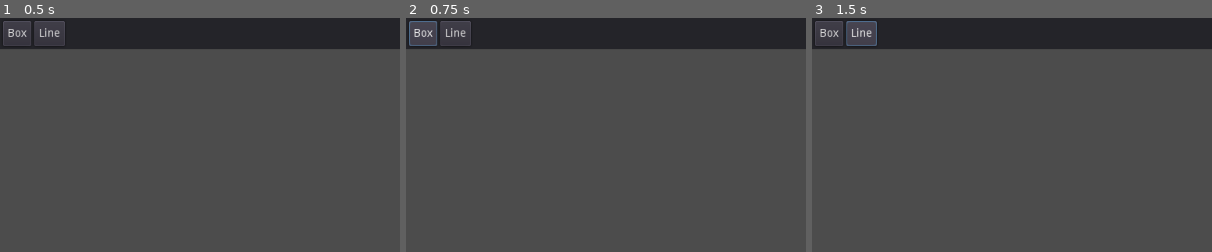
Above: before the commit, frames 1-3 (left to right).
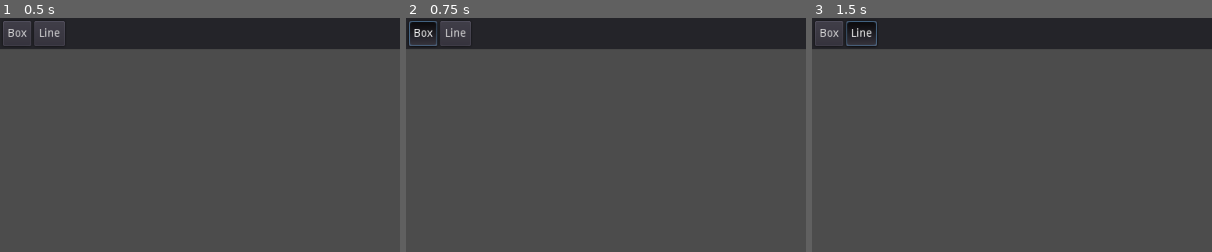
Above: after the commit, the same moments.

Repository: Zylann/flowgraph
Game: Godot game, scene res://main.tscn
Same seed, same stepped clock (60 frames per second), same inputs: the game is played once before the commit and once after it. The engine's default icon, where the game draws it, is replaced by a stand-in: a white triangle on a blue panel in a dark square.
Inputs:
- Up to frame 1 (0.5 s): no input
- Up to frame 2 (0.75 s): click "Box" at 0.5 s
- Up to frame 3 (1.5 s): click "Line" at 1.25 s
The pictures show only the part of the screen within x 0-50%, y 0-50%; the shares and areas given below are measured in that part.

Frame 1 is identical in both runs. In frame 2, 0.5% of the frame differs, in the area x 1-8%, y 1-10%; in frame 3, 0.5%, in the area x 8-16%, y 1-10%.

Commit message:
Added lines, attached control points and stuff

Diff:
--- a/box.gd
+++ b/box.gd
@@ -1,4 +1,49 @@
 extends ColorRect
+
+
+var _attached_control_points = []
+
+
+func _ready():
+	var canvas = get_parent()
+	canvas.add_item(self)
+
+	var shape = RectangleShape2D.new()
+	shape.extents = Vector2(rect_size / 2)
+
+	var collision_shape = CollisionShape2D.new()
+	collision_shape.shape = shape
+
+	var body = StaticBody2D.new()
+	body.position = rect_size / 2
+	body.add_child(collision_shape)
+	add_child(body)
+
+
+func destroy():
+	var canvas = get_parent()
+	canvas.remove_item(self)
+	queue_free()
+
+	for cp in _attached_control_points:
+		cp.detach_from_box()
+	_attached_control_points.clear()
+
+
+func set_hover(v):
+	#print("set_hover ", v)
+	if v:
+		self_modulate = Color(0,1,0,1)
+	else:
+		self_modulate = Color(1,1,1,1)
+
+
+func add_attached_control_point(cp):
+	_attached_control_points.append(cp)
+
+
+func remove_attached_control_point(cp):
+	_attached_control_points.erase(cp)
 
 
 func _gui_input(event):
@@ -6,3 +51,5 @@
 		if Input.is_mouse_button_pressed(BUTTON_LEFT):
 			# TODO Convert to canvas coordinates
 			rect_position += event.relative
+			for cp in _attached_control_points:
+				cp.update_attached_pos()
--- a/box.tscn
+++ b/box.tscn
@@ -2,7 +2,9 @@
 
 [ext_resource path="res://box.gd" type="Script" id=1]
 
-[node name="Box" type="ColorRect" index="0"]
+[node name="Box" type="ColorRect" groups=[
+"boxes",
+]]
 
 anchor_left = 0.0
 anchor_top = 0.0
@@ -18,6 +20,7 @@
 size_flags_vertical = 1
 color = Color( 0.1875, 0.1875, 0.1875, 1 )
 script = ExtResource( 1 )
+_sections_unfolded = [ "Mouse" ]
 
 [node name="Label" type="Label" parent="." index="0"]
 
--- a/canvas.tscn
+++ b/canvas.tscn
@@ -1,8 +1,8 @@
 [gd_scene load_steps=2 format=2]
 
-[ext_resource path="res://main.gd" type="Script" id=1]
+[ext_resource path="res://editor.gd" type="Script" id=1]
 
-[node name="Canvas" type="Node2D"]
+[node name="Canvas" type="Node2D" index="0"]
 
 script = ExtResource( 1 )
 _sections_unfolded = [ "Anchor", "Focus", "Margin", "Mouse" ]
--- /dev/null
+++ b/control_point.gd
@@ -0,0 +1,54 @@
+extends Node2D
+
+var _line = null
+var _line_index = 0
+var _box = null
+
+#var _normalized_attachment_pos = Vector2()
+
+
+func _ready():
+	var canvas = get_parent()
+	canvas.add_item(self)
+
+
+func set_line(line, index):
+	_line = line
+	_line_index = index
+	set_notify_transform(true)
+
+
+func destroy():
+	var canvas = get_parent()
+	canvas.remove_item(self)
+	if _box != null:
+		_box.remove_attached_control_point(self)
+	set_notify_transform(false)
+	queue_free()
+
+
+func attach_to_box(box):
+	_box = box
+	_box.add_attached_control_point(self)
+	update_attached_pos()
+
+
+func detach_from_box():
+	_box.remove_attached_control_point(self)
+	_box = null
+
+
+func update_attached_pos():
+	var rs = _box.rect_size
+	position = _box.rect_position + 0.5 * rs
+
+
+func _notification(what):
+	if what == CanvasItem.NOTIFICATION_TRANSFORM_CHANGED:
+		_line.set_point_pos(_line_index, position, false)
+
+#func _gui_input(event):
+#	if event is InputEventMouseMotion:
+#		if Input.is_mouse_button_pressed(BUTTON_LEFT):
+#			# TODO Convert to canvas coordinates
+#			rect_position += event.relative
--- /dev/null
+++ b/control_point.tscn
@@ -0,0 +1,32 @@
+[gd_scene load_steps=4 format=2]
+
+[ext_resource path="res://control_point.gd" type="Script" id=1]
+[ext_resource path="res://icon.png" type="Texture" id=2]
+
+[sub_resource type="RectangleShape2D" id=1]
+
+custom_solver_bias = 0.0
+extents = Vector2( 8, 8 )
+
+[node name="ControlPoint" type="StaticBody2D" index="0"]
+
+z_index = -1
+input_pickable = false
+collision_layer = 1
+collision_mask = 1
+constant_linear_velocity = Vector2( 0, 0 )
+constant_angular_velocity = 0.0
+friction = 1.0
+bounce = 0.0
+script = ExtResource( 1 )
+_sections_unfolded = [ "Z Index" ]
+
+[node name="Sprite" type="Sprite" parent="." index="0"]
+
+scale = Vector2( 0.2, 0.2 )
+texture = ExtResource( 2 )
+_sections_unfolded = [ "Transform" ]
+
+[node name="CollisionShape2D" type="CollisionShape2D" parent="." index="1"]
+
+shape = SubResource( 1 )
--- /dev/null
+++ b/editor.gd
@@ -0,0 +1,158 @@
+extends Node2D
+
+const Groups = preload("groups.gd")
+const Box = preload("res://box.gd")
+const Line = preload("res://line.gd")
+const ControlPoint = preload("res://control_point.gd")
+const Graph = preload("res://graph.gd")
+
+var BoxScene = load("res://box.tscn")
+var LineScene = load("res://line.tscn")
+
+const MODE_BOX = 0
+const MODE_LINE = 1
+
+var _mode = MODE_BOX
+var _current_line = null
+var _hover_items = {}
+
+var _graph = null
+
+
+func _ready():
+	_graph = Graph.new()
+
+
+func add_item(item):
+	_graph.add_item(item)
+
+
+func remove_item(item):
+	_graph.remove_item(item)
+
+
+func set_mode(mode):
+	if _mode == mode:
+		return
+
+	print("Set mode ", mode)
+	_mode = mode
+
+	if _mode != MODE_LINE:
+		if _current_line != null:
+			_current_line.destroy()
+			_current_line = null
+
+	var boxes = get_tree().get_nodes_in_group(Groups.BOXES)
+	var filter = Control.MOUSE_FILTER_STOP if _mode == MODE_BOX else Control.MOUSE_FILTER_IGNORE
+	for box in boxes:
+		box.mouse_filter = filter
+
+
+func _unhandled_input(event):
+
+	if event is InputEventMouseButton:
+		if event.pressed:
+
+			match event.button_index:
+				BUTTON_LEFT:
+
+					match _mode:
+						MODE_BOX:
+							var box = BoxScene.instance()
+							var pos = get_global_mouse_position()
+							box.rect_position = pos - Vector2(32, 16)
+							add_child(box)
+
+						MODE_LINE:
+							if _current_line == null:
+								var line = LineScene.instance()
+								var pos = get_global_mouse_position()
+								add_child(line)
+								line.set_begin_pos(pos)
+								line.set_end_pos(pos)
+
+								try_attach_control_point(line, 0)
+
+								_current_line = line
+
+							else:
+								if event.control:
+									var mpos = get_global_mouse_position()
+									try_attach_control_point(_current_line, _current_line.get_point_count() - 1)
+									_current_line.append_point(mpos)
+								else:
+									try_attach_control_point(_current_line, _current_line.get_point_count() - 1)
+									_current_line = null
+
+				BUTTON_RIGHT:
+					match _mode:
+						MODE_LINE:
+							if _current_line != null:
+								if _current_line.get_point_count() <= 2:
+									_current_line.destroy()
+									_current_line = null
+								else:
+									_current_line.remove_point(_current_line.get_point_count() - 1)
+									_current_line = null
+
+	elif event is InputEventMouseMotion:
+		match _mode:
+			MODE_LINE:
+				if _current_line != null:
+					var mpos = get_global_mouse_position()
+					_current_line.set_end_pos(mpos)
+
+
+func try_attach_control_point(line, i):
+	if not _hover_items.empty():
+		for item in _hover_items:
+			if item is Box:
+				var cp = line.get_control_point(i)
+				cp.attach_to_box(item)
+				break
+
+
+func _physics_process(delta):
+	var mpos = get_global_mouse_position()
+	var state = get_world_2d().direct_space_state
+	var hits = state.intersect_point(mpos)
+
+	var old_items = {}
+	for item in _hover_items:
+		old_items[item] = true
+
+	for hit in hits:
+		var col = hit.collider
+
+		var item = get_item_from_collider(col)
+		if item == null:
+			print("Could not find item from collider")
+			continue
+
+		_hover_items[item] = true
+
+		if old_items.has(item):
+			old_items.erase(item)
+		else:
+			if item.has_method("set_hover"):
+				item.set_hover(true)
+			item.connect("tree_exited", self, "_hover_item_exited_tree", [item])
+
+	for item in old_items:
+		_hover_items.erase(item)
+		if item.has_method("set_hover"):
+			item.set_hover(false)
+		item.disconnect("tree_exited", self, "_hover_item_exited_tree")
+
+
+func _hover_item_exited_tree(item):
+	_hover_items.erase(item)
+
+
+func get_item_from_collider(col):
+	while col != self:
+		if col is ControlPoint or col is Box or col is Line:
+			return col
+		col = col.get_parent()
+	return null
--- /dev/null
+++ b/graph.gd
@@ -0,0 +1,42 @@
+
+var _items = []
+var _links = {}
+
+
+func add_item(item):
+	_items.append(item)
+
+
+func remove_item(item):
+	if _links.has(item):
+		var link = _links[item]
+		for other_item in link:
+			if _links.has(other_item):
+				var opposite_link = _links[other_item]
+				opposite_link.erase(item)
+	_items.erase(item)
+
+
+func add_link(from, to, both=false):
+	if _links.has(from):
+		var from_links = _links[from]
+		if from_links.has(to):
+			print("Destination already contained")
+			return
+		from_links.append(to)
+	else:
+		_links[from] = [to]
+	if both:
+		add_link(to, from, false)
+
+
+func remove_link(from, to, both=false):
+	if _links.has(from):
+		var from_links = _links[from]
+		from_links.erase(to)
+	if both:
+		remove_link(to, from, false)
+
+
+func get_links(from):
+	return _links[from]
--- /dev/null
+++ b/groups.gd
@@ -0,0 +1,3 @@
+
+const BOXES = "boxes"
+const LINES = "lines"
--- /dev/null
+++ b/line.gd
@@ -0,0 +1,77 @@
+extends Node2D
+
+const Groups = preload("groups.gd")
+const ControlPointScene = preload("control_point.tscn")
+
+onready var _mid = get_node("Mid")
+onready var _end = null
+
+var _subdivided_mid = null
+var _curve = null
+var _control_points = []
+
+
+func _ready():
+	append_point(Vector2())
+	append_point(Vector2())
+
+	#_subdivided_mid = _mid.duplicate()
+
+
+func destroy():
+	for cp in _control_points:
+		cp.destroy()
+	queue_free()
+
+
+func set_begin_pos(pos):
+	set_point_pos(0, pos)
+
+
+func set_end_pos(pos):
+	set_point_pos(_mid.get_point_count() - 1, pos)
+
+
+func set_point_pos(i, pos, notify_cp=true):
+	_mid.set_point_position(i, pos)
+	if notify_cp:
+		_control_points[i].position = pos
+
+
+func append_point(pos):
+	_mid.add_point(pos)
+	var cp = ControlPointScene.instance()
+	cp.position = pos
+	cp.set_line(self, _mid.get_point_count() - 1)
+	get_parent().add_child(cp)
+	_control_points.append(cp)
+
+
+func remove_point(i):
+	_mid.remove_point(i)
+	var cp = _control_points[i]
+	_control_points.remove(i)
+	for j in range(i, len(_control_points)):
+		_control_points[j].set_line(self, j)
+	cp.destroy()
+
+
+func get_control_point(i):
+	return _control_points[i]
+
+
+func get_point_count():
+	return len(_control_points)
+
+
+#func auto_attach_point(i):
+#	var pos = _mid.get_point_position(i)
+#	var box = get_box_at(pos)
+
+
+#func get_box_at(pos):
+#	var boxes = get_tree().get_nodes_in_group(Groups.BOXES)
+#	for box in boxes:
+#		if box.get_rect().has_point(pos):
+#			return box
+#	return null
--- /dev/null
+++ b/line.tscn
@@ -0,0 +1,19 @@
+[gd_scene load_steps=2 format=2]
+
+[ext_resource path="res://line.gd" type="Script" id=1]
+
+[node name="Line" type="Node2D" groups=[
+"lines",
+]]
+
+z_index = -1
+script = ExtResource( 1 )
+_sections_unfolded = [ "Z Index" ]
+
+[node name="Mid" type="Line2D" parent="." index="0"]
+
+points = PoolVector2Array(  )
+width = 5.0
+default_color = Color( 0.4, 0.5, 1, 1 )
+sharp_limit = 2.0
+round_precision = 8
--- a/main.gd
+++ b/main.gd
@@ -1,18 +1,9 @@
-extends Node2D
+extends Control
 
 
-var Box = load("res://box.tscn")
+onready var _menu = get_node("Menu")
+onready var _editor = get_node("Canvas")
 
 
-#func _ready():
-#	connect("gui_input", self, "_gui_input")
-
-
-func _unhandled_input(event):
-	if event is InputEventMouseButton:
-		if event.pressed:
-			if event.button_index == BUTTON_LEFT:
-				var box = Box.instance()
-				var pos = get_global_mouse_position()
-				box.rect_position = pos - Vector2(32, 16)
-				add_child(box)
+func _ready():
+	_menu.connect("mode_selected", _editor, "set_mode")
--- a/main.tscn
+++ b/main.tscn
@@ -1,8 +1,10 @@
-[gd_scene load_steps=2 format=2]
+[gd_scene load_steps=4 format=2]
 
-[ext_resource path="res://canvas.tscn" type="PackedScene" id=1]
+[ext_resource path="res://main.gd" type="Script" id=1]
+[ext_resource path="res://canvas.tscn" type="PackedScene" id=2]
+[ext_resource path="res://menu.gd" type="Script" id=3]
 
-[node name="Panel" type="Control"]
+[node name="Root" type="Control"]
 
 anchor_left = 0.0
 anchor_top = 0.0
@@ -14,11 +16,12 @@
 mouse_default_cursor_shape = 0
 size_flags_horizontal = 1
 size_flags_vertical = 1
+script = ExtResource( 1 )
 _sections_unfolded = [ "Anchor", "Margin", "Mouse" ]
 
-[node name="Canvas" parent="." index="0" instance=ExtResource( 1 )]
+[node name="Canvas" parent="." index="0" instance=ExtResource( 2 )]
 
-[node name="Panel" type="Panel" parent="." index="1"]
+[node name="Menu" type="Panel" parent="." index="1"]
 
 anchor_left = 0.0
 anchor_top = 0.0
@@ -31,9 +34,10 @@
 mouse_default_cursor_shape = 0
 size_flags_horizontal = 1
 size_flags_vertical = 1
+script = ExtResource( 3 )
 _sections_unfolded = [ "Anchor", "Margin" ]
 
-[node name="HBoxContainer" type="HBoxContainer" parent="Panel" index="0"]
+[node name="HBoxContainer" type="HBoxContainer" parent="Menu" index="0"]
 
 anchor_left = 0.0
 anchor_top = 0.0
@@ -52,7 +56,7 @@
 alignment = 0
 _sections_unfolded = [ "Anchor", "Margin" ]
 
-[node name="Button" type="Button" parent="Panel/HBoxContainer" index="0"]
+[node name="BoxButton" type="Button" parent="Menu/HBoxContainer" index="0"]
 
 anchor_left = 0.0
 anchor_top = 0.0
@@ -67,7 +71,7 @@
 mouse_default_cursor_shape = 0
 size_flags_horizontal = 1
 size_flags_vertical = 1
-toggle_mode = false
+toggle_mode = true
 enabled_focus_mode = 2
 shortcut = null
 group = null
@@ -75,7 +79,7 @@
 flat = false
 align = 1
 
-[node name="Button2" type="Button" parent="Panel/HBoxContainer" index="1"]
+[node name="LineButton" type="Button" parent="Menu/HBoxContainer" index="1"]
 
 anchor_left = 0.0
 anchor_top = 0.0
@@ -91,7 +95,7 @@
 mouse_default_cursor_shape = 0
 size_flags_horizontal = 1
 size_flags_vertical = 1
-toggle_mode = false
+toggle_mode = true
 enabled_focus_mode = 2
 shortcut = null
 group = null
--- /dev/null
+++ b/menu.gd
@@ -0,0 +1,26 @@
+extends Panel
+
+
+signal mode_selected(mode)
+
+const Editor = preload("editor.gd")
+
+onready var _box_button = get_node("HBoxContainer/BoxButton")
+onready var _line_button = get_node("HBoxContainer/LineButton")
+
+
+func _ready():
+	var group = ButtonGroup.new()
+	_box_button.group = group
+	_line_button.group = group
+
+	_box_button.connect("pressed", self, "_on_box_mode_pressed")
+	_line_button.connect("pressed", self, "_on_line_mode_pressed")
+
+
+func _on_box_mode_pressed():
+	emit_signal("mode_selected", Editor.MODE_BOX)
+
+
+func _on_line_mode_pressed():
+	emit_signal("mode_selected", Editor.MODE_LINE)
